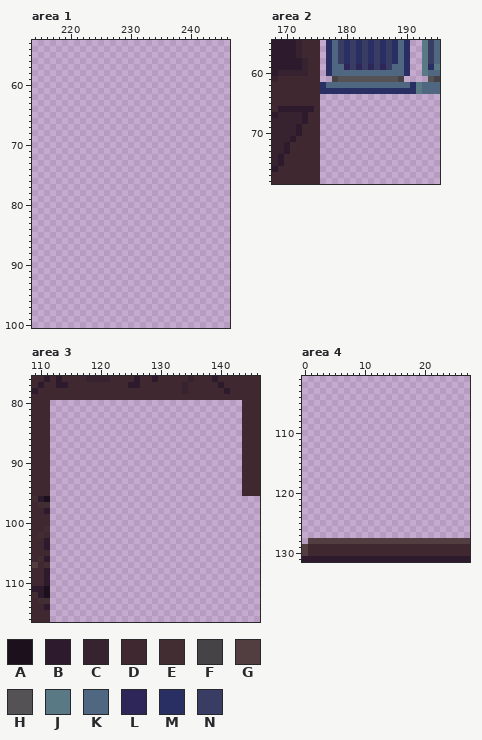
File history of a pixel-art file, assets/art/tileset/misc.aseprite. Above, as it was before the edit.
256x256 pixels, 1 frame. Colours within 5 levels of each other are drawn and written as one. Shown: area 1: x 214..246, y 53..100; area 2: x 168..195, y 55..78; area 3: x 109..146, y 76..116; area 4: x 0..27, y 101..131. The commit also changed other parts of the picture, which this record leaves out.
Palette (. is transparent): A #1b101b  B #2e1a2d  C #37222f  D #3f2830  E #422e32  F #464347  G #523d41  H #545254  J #597a85  K #4f6781  L #2e2559  M #2a2f63  N #393c63
Pixels before, area 2, first column x 168:
55 BBBBCDDD.MKNMNMNMNMNMKM..JNK
56 BBBBCDDD.MKNMNMNMNMNMKM..JNK
57 BBBBCDDD.MKNMNMNMNMNMKM..JNK
58 BBBBBCDD.MKNMNMNMNMNMKM..JNK
59 BBBBBCDD.MKKLNLNLNLNKKM..JMJ
60 BCCCCCDD.MKKKKKKKKKKKKM..JKK
61 CDDDDDDD..FHHHHHHHHHHF....HF
62 DDDDDDDDMKKKKKKKKKKKKKKMJKKK
63 DDDDDDDDMMMMMMMMMMMMMMMMJKKK
64 DDDDDDDD....................
65 DDDDDDDD....................
66 DBBBBBBD....................
67 BCCCCBDD....................
68 CCCCCBDD....................
69 CCCCBDDD....................
70 CCCCBDDD....................
71 CCCBDDDD....................
72 CCBDDDDD....................
73 CCBDDDDD....................
74 CBDDDDDD....................
75 CBDDDDDD....................
76 BDDDDDDD....................
77 DDDDDDDD....................
78 DDDDDDDD....................
Pixels before, area 3, first column x 109:
 76 DDBDBDDDDCCCCDDDDBDDBDDDDDCDDDBDDDDDDD
 77 DBDDBBDDDDDDDDDDBBDDDDDDDCDDDDDBDDDDDD
 78 BDDDDDDDDDDDDDDDDDDDDDDDDCDDDDDDBDDDDD
 79 DDDDDDDDDDDDDDDDDDDDDDDDDDDDDDDDDDDDDD
 80 DDD................................DDD
 81 DDD................................DDD
 82 DDD................................DDD
 83 DDD................................DDD
 84 DDD................................DDD
 85 DDD................................DDD
 86 DDD................................DDD
 87 DDD................................DDD
 88 DDD................................DDD
 89 DDD................................DDD
 90 DDD................................DDD
 91 DDD................................DDD
 92 DDD................................DDD
 93 DDD................................DDD
 94 DDD................................DDD
 95 DDD................................DDD
 96 EBA...................................
 97 DEE...................................
 98 DDB...................................
 99 DDD...................................
100 DDD...................................
101 DDE...................................
102 DED...................................
103 DDB...................................
104 DDB...................................
105 DDD...................................
106 DEB...................................
107 GDE...................................
108 DDB...................................
109 DDB...................................
110 DDB...................................
111 BBA...................................
112 EBA...................................
113 DEE...................................
114 DDB...................................
115 DDD...................................
116 DDD...................................
Pixels before, area 4, first column x 0:
128 .GGGGGGGGGGGGGGGGGGGGGGGGGGG
129 GDDDDDDDDDDDDDDDDDDDDDDDDDDD
130 GDDDDDDDDDDDDDDDDDDDDDDDDDDD
131 BBBBBBBBBBBBBBBBBBBBBBBBBBBB
New version:
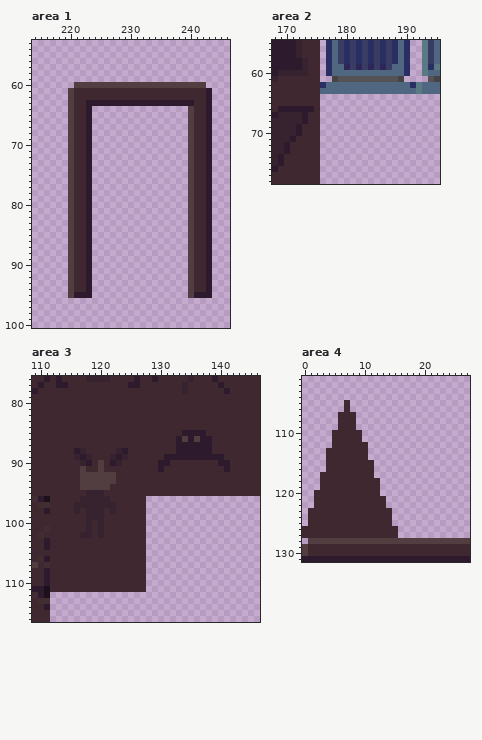
What changed:
Changed rows in their new state; - is an unchanged pixel.
Area 1:
first column x 220:
 60 -GGGGGGGGGGGGGGGGGGGGGG-
 61 GDDDDDDDDDDDDDDDDDDDDDDB
 62 GDDDDDDDDDDDDDDDDDDDDDDB
 63 GDDBBBBBBBBBBBBBBBBBBDDB
 64 GDDB----------------GDDB
 65 GDDB----------------GDDB
 66 GDDB----------------GDDB
 67 GDDB----------------GDDB
 68 GDDB----------------GDDB
 69 GDDB----------------GDDB
 70 GDDB----------------GDDB
 71 GDDB----------------GDDB
 72 GDDB----------------GDDB
 73 GDDB----------------GDDB
 74 GDDB----------------GDDB
 75 GDDB----------------GDDB
 76 GDDB----------------GDDB
 77 GDDB----------------GDDB
 78 GDDB----------------GDDB
 79 GDDB----------------GDDB
 80 GDDB----------------GDDB
 81 GDDB----------------GDDB
 82 GDDB----------------GDDB
 83 GDDB----------------GDDB
 84 GDDB----------------GDDB
 85 GDDB----------------GDDB
 86 GDDB----------------GDDB
 87 GDDB----------------GDDB
 88 GDDB----------------GDDB
 89 GDDB----------------GDDB
 90 GDDB----------------GDDB
 91 GDDB----------------GDDB
 92 GDDB----------------GDDB
 93 GDDB----------------GDDB
 94 GDDB----------------GDDB
 95 GBBB----------------GBBB
Area 2:
first column x 176:
63 KKKKKKKKKKKKKKKK
Area 3:
first column x 112:
 80 DDDDDDDDDDDDDDDDDDDDDDDDDDDDDDDD
 81 DDDDDDDDDDDDDDDDDDDDDDDDDDDDDDDD
 82 DDDDDDDDDDDDDDDDDDDDDDDDDDDDDDDD
 83 DDDDDDDDDDDDDDDDDDDDDDDDDDDDDDDD
 84 DDDDDDDDDDDDDDDDDDDDDDDDDDDDDDDD
 85 DDDDDDDDDDDDDDDDDDDDDDBBBBDDDDDD
 86 DDDDDDDDDDDDDDDDDDDDDBGBGBBDDDDD
 87 DDDDDDDDDDDDDDDDDDDDDBBBBBBDDDDD
 88 DDDDBCDDDDDCBDDDDDDDDBBBBBBDDDDD
 89 DDDDCBCDDDCBCDDDDDDBBBBBBBBBBDDD
 90 DDDDDCBDGDBCDDDDDDBBDDDDDDDDBBDD
 91 DDDDDGDDGDDDDDDDDDBDDDDDDDDDDBDD
 92 DDDDDGGGGGGDDDDDDDDDDDDDDDDDDDDD
 93 DDDDDGGGGGGDDDDDDDDDDDDDDDDDDDDD
 94 DDDDDGGGGGDDDDDDDDDDDDDDDDDDDDDD
 95 DDDDDDCCCDDDDDDDDDDDDDDDDDDDDDDD
 96 DDDDDCCCCCDDDDDD----------------
 97 DDDDCCCCCCCDDDDD----------------
 98 DDDDCDCCCDCDDDDD----------------
 99 DDDDDDCCCDDDDDDD----------------
100 DDDDDDCDCDDDDDDD----------------
101 DDDDDDCDCDDDDDDD----------------
102 DDDDDCCDCDDDDDDD----------------
103 DDDDDDDDDDDDDDDD----------------
104 DDDDDDDDDDDDDDDD----------------
105 DDDDDDDDDDDDDDDD----------------
106 DDDDDDDDDDDDDDDD----------------
107 DDDDDDDDDDDDDDDD----------------
108 DDDDDDDDDDDDDDDD----------------
109 DDDDDDDDDDDDDDDD----------------
110 DDDDDDDDDDDDDDDD----------------
111 DDDDDDDDDDDDDDDD----------------
Area 4:
first column x 0:
105 -------D--------
106 -------D--------
107 ------DDD-------
108 ------DDD-------
109 ------DDD-------
110 -----DDDDD------
111 -----DDDDD------
112 -----DDDDDD-----
113 ----DDDDDDD-----
114 ----DDDDDDD-----
115 ----DDDDDDDD----
116 ----DDDDDDDD----
117 ---DDDDDDDDD----
118 ---DDDDDDDDDD---
119 ---DDDDDDDDDD---
120 --DDDDDDDDDDD---
121 --DDDDDDDDDDDD--
122 --DDDDDDDDDDDD--
123 -DDDDDDDDDDDDDD-
124 -DDDDDDDDDDDDDD-
125 -DDDDDDDDDDDDDD-
126 DDDDDDDDDDDDDDDD
127 DDDDDDDDDDDDDDDD
Pixel boxes of the changes (left, top, right, bottom) in both pictures:
added: (68, 82, 212, 298)
changed: (320, 88, 416, 94)
added: (50, 400, 242, 592)
added: (302, 400, 398, 538)
